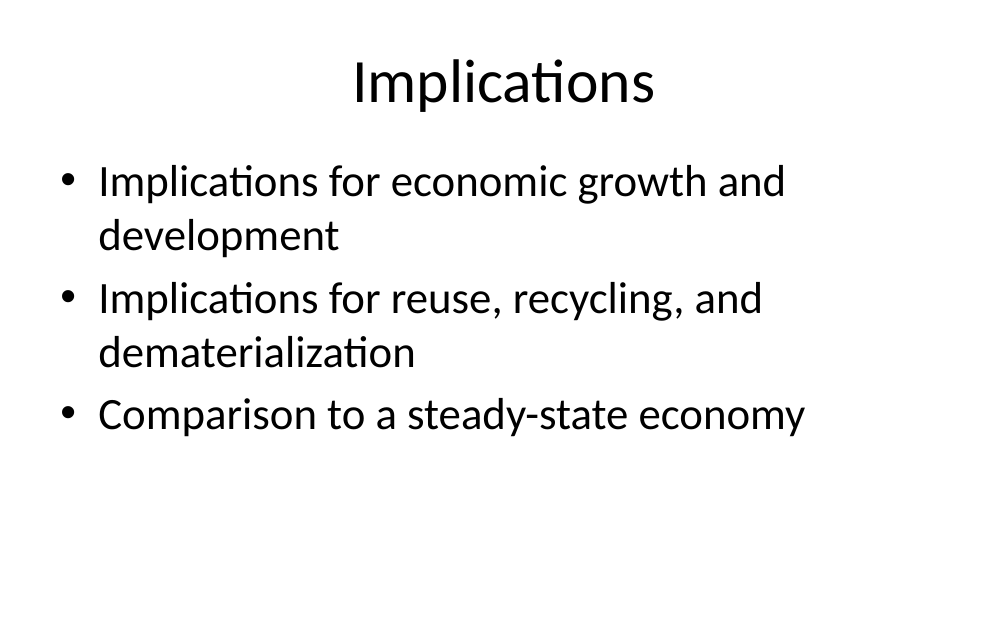
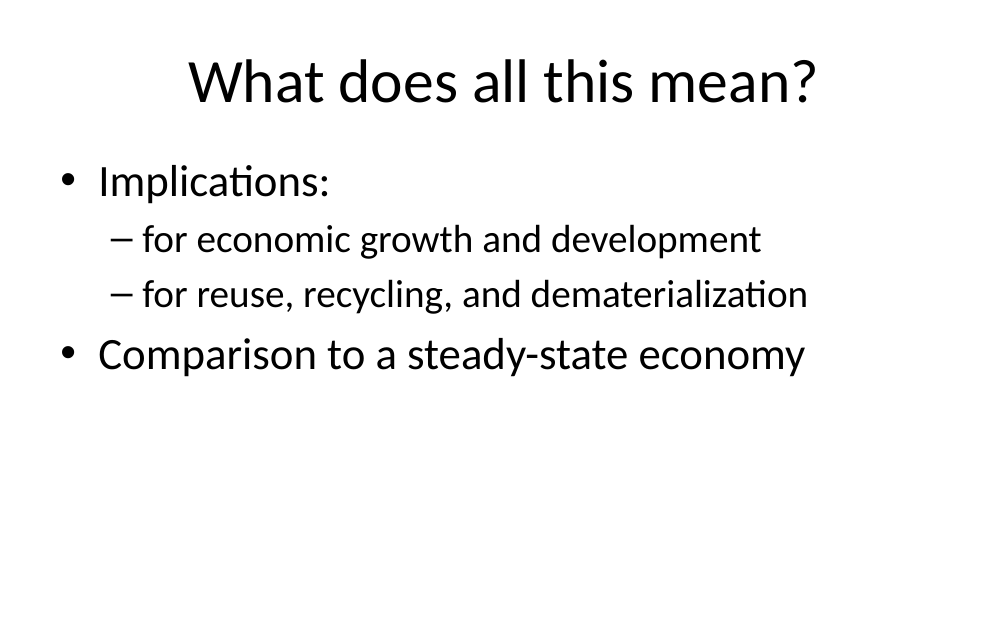
Before and after one commit to MatthewHeun/Dynamic-IO-Modeling, a slide deck: slide 16 of Book_launch/Book_launch_MCD_v2.pptx. Drawn at 1008x630 pixels with LibreOffice and Linux fonts; fonts in the diff are those of the drawing. Boxes give left, top, right and bottom in pixels: in the first picture for what was removed or moved away, otherwise in the second. Text is boxed around its words. In the diff, an @@ line names an element or a change of style, - is before the commit and + after.

Commit message:
Implications to book launch slides

```diff
--- a/Book_launch/Book_launch_MCD_v2.pptx
+++ b/Book_launch/Book_launch_MCD_v2.pptx
@@ title at (x1=188, y1=59, x2=819, y2=103): text changed @@
-Implications
+What does all this mean?
@@ text at (x1=98, y1=165, x2=808, y2=314): text changed; size 32 to 28 pt @@
-• Implications for economic growth and development
-• Implications for reuse, recycling, and dematerialization
+• Implications:
+  – for economic growth and development
+  – for reuse, recycling, and dematerialization
```
Also in this commit, not shown: 3 slides added.
